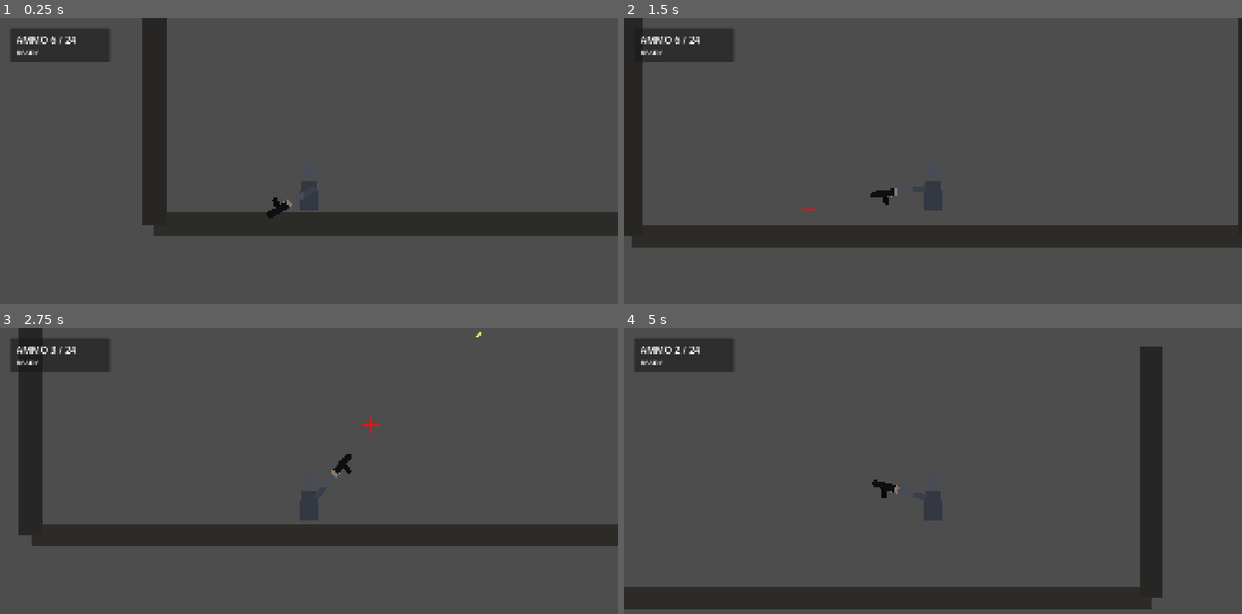
Above: before the commit, frames 1-4 (two rows, left to right).
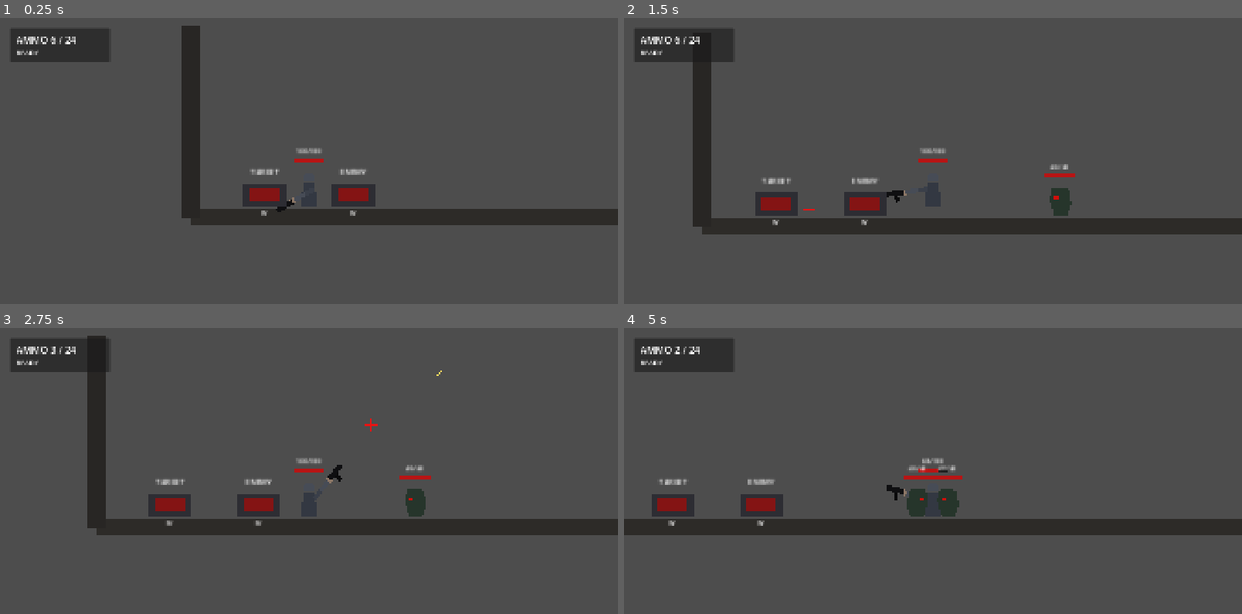
Above: after the commit, the same moments.

Repository: YuiTatsuki1011/projekt-black
Game: Godot game, scene res://scenes/levels/test_level.tscn
Two runs of this game, one before a commit and one after it. Both use one fixed random seed, a clock stepped at 60 frames per second and the inputs below.
Inputs (mouse positions are in pixels of both pictures, inside the frame that each line leads up to):
- Up to frame 1 (0.25 s): no input
- Up to frame 2 (1.5 s): tap Enter at 0.5 s; move the mouse to (1068, 175) at 0.52 s; hold D (move_right) from 0.53 s (still down); tap W (interact) at 0.6 s; tap Space (jump) at 0.77 s; move the mouse to (809, 209) at 1.27 s; tap S (crouch) at 1.35 s
- Up to frame 3 (2.75 s): tap Space (jump) at 1.52 s; tap W (interact) at 1.55, 2.3 s; move the mouse to (370, 425) at 2.02 s; release D (move_right) at 2.03 s; press the mouse at (370, 425) at 2.03 s; hold A (move_left) from 2.03 s (still down)
- Up to frame 4 (5 s): move the mouse to (902, 571) at 2.77 s; release A (move_left) at 2.78 s; release the mouse at (902, 571) at 2.78 s; hold D (move_right) 2.78-4.28 s; tap W (interact) at 2.85, 3.6, 4.55 s; tap Space (jump) at 3.02, 3.77, 4.52 s; move the mouse to (1118, 553) at 3.52 s; move the mouse to (747, 450) at 4.27 s; hold A (move_left) from 4.28 s (still down); tap S (crouch) at 4.35 s

The runs differ from the first frame. In frame 1, 10% of the frame differs, in the area x 23-100%, y 0-77%; in frame 2, 13%; in frame 3, 11%; in frame 4, 17%, in the area x 0-100%, y 6-99%.

Commit message:
Add combat targets and health indicators

Diff:
--- a/project.godot
+++ b/project.godot
@@ -60,6 +60,14 @@
 ]
 }
 
+[layer_names]
+
+2d_physics/layer_1="world"
+2d_physics/layer_2="player"
+2d_physics/layer_3="player_projectile"
+2d_physics/layer_4="enemy"
+2d_physics/layer_5="interaction"
+
 [physics]
 
 3d/physics_engine="Jolt Physics"
--- /dev/null
+++ b/scenes/enemies/approach_enemy.tscn
@@ -0,0 +1,46 @@
+[gd_scene load_steps=6 format=3]
+
+[ext_resource type="Script" path="res://scripts/enemies/approach_enemy.gd" id="1_approach_enemy"]
+[ext_resource type="Script" path="res://scripts/combat/health.gd" id="2_health"]
+[ext_resource type="PackedScene" path="res://scenes/ui/health_indicator.tscn" id="3_health_indicator"]
+
+[sub_resource type="RectangleShape2D" id="RectangleShape2D_body"]
+size = Vector2(22, 38)
+
+[sub_resource type="CircleShape2D" id="CircleShape2D_damage"]
+radius = 19.0
+
+[node name="ApproachEnemy" type="CharacterBody2D"]
+collision_layer = 8
+collision_mask = 3
+script = ExtResource("1_approach_enemy")
+
+[node name="CollisionShape2D" type="CollisionShape2D" parent="."]
+position = Vector2(0, -19)
+shape = SubResource("RectangleShape2D_body")
+
+[node name="BodyVisual" type="Polygon2D" parent="."]
+position = Vector2(0, -20)
+color = Color(0.15, 0.21, 0.17, 1)
+polygon = PackedVector2Array(-12, -18, 10, -20, 14, -4, 8, 18, -10, 18, -15, 2)
+
+[node name="Eye" type="Polygon2D" parent="BodyVisual"]
+position = Vector2(5, -6)
+color = Color(0.82, 0.06, 0.04, 1)
+polygon = PackedVector2Array(-3, -2, 3, -2, 3, 2, -3, 2)
+
+[node name="DamageArea" type="Area2D" parent="."]
+position = Vector2(0, -20)
+collision_layer = 0
+collision_mask = 2
+
+[node name="CollisionShape2D" type="CollisionShape2D" parent="DamageArea"]
+shape = SubResource("CircleShape2D_damage")
+
+[node name="Health" type="Node" parent="."]
+script = ExtResource("2_health")
+max_health = 40
+current_health = 40
+
+[node name="HealthIndicator" parent="." instance=ExtResource("3_health_indicator")]
+position = Vector2(0, -52)
--- /dev/null
+++ b/scenes/enemies/training_target.tscn
@@ -0,0 +1,35 @@
+[gd_scene load_steps=5 format=3]
+
+[ext_resource type="Script" path="res://scripts/enemies/training_target.gd" id="1_training_target"]
+[ext_resource type="Script" path="res://scripts/combat/health.gd" id="2_health"]
+[ext_resource type="PackedScene" path="res://scenes/ui/health_indicator.tscn" id="3_health_indicator"]
+
+[sub_resource type="RectangleShape2D" id="RectangleShape2D_target"]
+size = Vector2(24, 48)
+
+[node name="TrainingTarget" type="StaticBody2D"]
+collision_layer = 8
+collision_mask = 1
+script = ExtResource("1_training_target")
+
+[node name="CollisionShape2D" type="CollisionShape2D" parent="."]
+position = Vector2(0, -24)
+shape = SubResource("RectangleShape2D_target")
+
+[node name="BodyVisual" type="Polygon2D" parent="."]
+position = Vector2(0, -24)
+color = Color(0.42, 0.11, 0.13, 1)
+polygon = PackedVector2Array(-12, -24, 12, -24, 12, 24, -12, 24)
+
+[node name="Mark" type="Polygon2D" parent="."]
+position = Vector2(0, -24)
+color = Color(0.88, 0.68, 0.48, 1)
+polygon = PackedVector2Array(-8, -4, 8, -4, 8, 4, -8, 4, -4, -12, 4, -12, 4, 12, -4, 12)
+
+[node name="Health" type="Node" parent="."]
+script = ExtResource("2_health")
+max_health = 60
+current_health = 60
+
+[node name="HealthIndicator" parent="." instance=ExtResource("3_health_indicator")]
+position = Vector2(0, -58)
--- /dev/null
+++ b/scenes/interaction/spawn_button.tscn
@@ -0,0 +1,43 @@
+[gd_scene load_steps=3 format=3]
+
+[ext_resource type="Script" path="res://scripts/interaction/spawn_button.gd" id="1_spawn_button"]
+
+[sub_resource type="RectangleShape2D" id="RectangleShape2D_button"]
+size = Vector2(58, 30)
+
+[node name="SpawnButton" type="Area2D"]
+collision_layer = 16
+collision_mask = 0
+script = ExtResource("1_spawn_button")
+
+[node name="CollisionShape2D" type="CollisionShape2D" parent="."]
+shape = SubResource("RectangleShape2D_button")
+
+[node name="Base" type="Polygon2D" parent="."]
+color = Color(0.18, 0.18, 0.2, 1)
+polygon = PackedVector2Array(-29, -15, 29, -15, 29, 15, -29, 15)
+
+[node name="Plate" type="Polygon2D" parent="."]
+color = Color(0.52, 0.08, 0.08, 1)
+polygon = PackedVector2Array(-20, -8, 20, -8, 20, 8, -20, 8)
+
+[node name="Label" type="Label" parent="."]
+offset_left = -46.0
+offset_top = -38.0
+offset_right = 46.0
+offset_bottom = -18.0
+theme_override_font_sizes/font_size = 10
+text = "SPAWN"
+horizontal_alignment = 1
+
+[node name="Prompt" type="Label" parent="."]
+offset_left = -34.0
+offset_top = 18.0
+offset_right = 34.0
+offset_bottom = 34.0
+theme_override_font_sizes/font_size = 9
+text = "W"
+horizontal_alignment = 1
+
+[node name="SpawnMarker" type="Marker2D" parent="."]
+position = Vector2(300, 18)
--- a/scenes/levels/test_level.tscn
+++ b/scenes/levels/test_level.tscn
@@ -1,11 +1,14 @@
-[gd_scene load_steps=6 format=3]
+[gd_scene load_steps=9 format=3]
 
 [ext_resource type="PackedScene" path="res://scenes/player/player.tscn" id="1_player"]
 [ext_resource type="PackedScene" path="res://scenes/ui/crosshair.tscn" id="2_crosshair"]
 [ext_resource type="PackedScene" path="res://scenes/ui/ammo_hud.tscn" id="3_hud"]
+[ext_resource type="PackedScene" path="res://scenes/interaction/spawn_button.tscn" id="4_spawn_button"]
+[ext_resource type="PackedScene" path="res://scenes/enemies/training_target.tscn" id="5_training_target"]
+[ext_resource type="PackedScene" path="res://scenes/enemies/approach_enemy.tscn" id="6_approach_enemy"]
 
 [sub_resource type="RectangleShape2D" id="RectangleShape2D_floor"]
-size = Vector2(640, 24)
+size = Vector2(1200, 24)
 
 [sub_resource type="RectangleShape2D" id="RectangleShape2D_wall"]
 size = Vector2(24, 260)
@@ -15,7 +18,7 @@
 [node name="World" type="Node2D" parent="."]
 
 [node name="Floor" type="StaticBody2D" parent="World"]
-position = Vector2(320, 320)
+position = Vector2(600, 320)
 collision_layer = 1
 collision_mask = 1
 
@@ -24,7 +27,7 @@
 
 [node name="Visual" type="Polygon2D" parent="World/Floor"]
 color = Color(0.18, 0.17, 0.16, 1)
-polygon = PackedVector2Array(-320, -12, 320, -12, 320, 12, -320, 12)
+polygon = PackedVector2Array(-600, -12, 600, -12, 600, 12, -600, 12)
 
 [node name="LeftWall" type="StaticBody2D" parent="World"]
 position = Vector2(0, 190)
@@ -39,7 +42,7 @@
 polygon = PackedVector2Array(-12, -130, 12, -130, 12, 130, -12, 130)
 
 [node name="RightWall" type="StaticBody2D" parent="World"]
-position = Vector2(640, 190)
+position = Vector2(1200, 190)
 collision_layer = 1
 collision_mask = 1
 
@@ -53,6 +56,18 @@
 [node name="Player" parent="." instance=ExtResource("1_player")]
 position = Vector2(160, 280)
 
+[node name="Enemies" type="Node2D" parent="."]
+
+[node name="TrainingTargetButton" parent="." instance=ExtResource("4_spawn_button")]
+position = Vector2(100, 290)
+spawn_scene = ExtResource("5_training_target")
+button_label = "TARGET"
+
+[node name="ApproachEnemyButton" parent="." instance=ExtResource("4_spawn_button")]
+position = Vector2(220, 290)
+spawn_scene = ExtResource("6_approach_enemy")
+button_label = "ENEMY"
+
 [node name="Crosshair" parent="." instance=ExtResource("2_crosshair")]
 
 [node name="AmmoHud" parent="." instance=ExtResource("3_hud")]
--- a/scenes/player/player.tscn
+++ b/scenes/player/player.tscn
@@ -1,7 +1,9 @@
-[gd_scene load_steps=5 format=3]
+[gd_scene load_steps=9 format=3]
 
 [ext_resource type="Script" path="res://scripts/player/player_controller.gd" id="1_player_controller"]
 [ext_resource type="PackedScene" path="res://scenes/weapons/projectile.tscn" id="2_projectile"]
+[ext_resource type="Script" path="res://scripts/combat/health.gd" id="3_health"]
+[ext_resource type="PackedScene" path="res://scenes/ui/health_indicator.tscn" id="4_health_indicator"]
 
 [sub_resource type="RectangleShape2D" id="RectangleShape2D_standing"]
 size = Vector2(18, 42)
@@ -9,9 +11,12 @@
 [sub_resource type="RectangleShape2D" id="RectangleShape2D_crouching"]
 size = Vector2(20, 26)
 
+[sub_resource type="CircleShape2D" id="CircleShape2D_interaction"]
+radius = 54.0
+
 [node name="Player" type="CharacterBody2D"]
-collision_layer = 1
-collision_mask = 1
+collision_layer = 2
+collision_mask = 9
 script = ExtResource("1_player_controller")
 projectile_scene = ExtResource("2_projectile")
 
@@ -23,6 +28,22 @@
 position = Vector2(0, -13)
 shape = SubResource("RectangleShape2D_crouching")
 disabled = true
+
+[node name="InteractionArea" type="Area2D" parent="."]
+position = Vector2(0, -20)
+collision_layer = 0
+collision_mask = 16
+
+[node name="CollisionShape2D" type="CollisionShape2D" parent="InteractionArea"]
+shape = SubResource("CircleShape2D_interaction")
+
+[node name="Health" type="Node" parent="."]
+script = ExtResource("3_health")
+max_health = 100
+current_health = 100
+
+[node name="HealthIndicator" parent="." instance=ExtResource("4_health_indicator")]
+position = Vector2(0, -62)
 
 [node name="VisualRoot" type="Node2D" parent="."]
 
@@ -98,5 +119,5 @@
 [node name="Camera2D" type="Camera2D" parent="."]
 position = Vector2(0, -22)
 enabled = true
-zoom = Vector2(3, 3)
+zoom = Vector2(2.3, 2.3)
 position_smoothing_enabled = false
--- /dev/null
+++ b/scenes/ui/health_indicator.tscn
@@ -0,0 +1,29 @@
+[gd_scene load_steps=2 format=3]
+
+[ext_resource type="Script" path="res://scripts/ui/health_indicator.gd" id="1_health_indicator"]
+
+[node name="HealthIndicator" type="Node2D"]
+script = ExtResource("1_health_indicator")
+
+[node name="BarBackground" type="ColorRect" parent="."]
+offset_left = -21.0
+offset_top = -6.0
+offset_right = 21.0
+offset_bottom = -1.0
+color = Color(0.02, 0.02, 0.02, 0.85)
+mouse_filter = 2
+
+[node name="Fill" type="ColorRect" parent="BarBackground"]
+offset_right = 42.0
+offset_bottom = 5.0
+color = Color(0.72, 0.08, 0.08, 1)
+mouse_filter = 2
+
+[node name="ValueLabel" type="Label" parent="."]
+offset_left = -28.0
+offset_top = -22.0
+offset_right = 28.0
+offset_bottom = -8.0
+theme_override_font_sizes/font_size = 9
+text = "100/100"
+horizontal_alignment = 1
--- a/scenes/weapons/projectile.tscn
+++ b/scenes/weapons/projectile.tscn
@@ -6,8 +6,8 @@
 radius = 2.0
 
 [node name="Projectile" type="Area2D"]
-collision_layer = 2
-collision_mask = 1
+collision_layer = 4
+collision_mask = 9
 script = ExtResource("1_projectile")
 
 [node name="CollisionShape2D" type="CollisionShape2D" parent="."]
--- /dev/null
+++ b/scripts/combat/health.gd
@@ -0,0 +1,42 @@
+extends Node
+class_name Health
+
+signal health_changed(current_health: int, max_health: int)
+signal died
+
+@export var max_health: int = 100
+@export var current_health: int = 100
+
+var is_dead: bool = false
+
+
+func _ready() -> void:
+	current_health = clampi(current_health, 0, max_health)
+	is_dead = current_health <= 0
+	health_changed.emit(current_health, max_health)
+
+
+func apply_damage(amount: int) -> void:
+	if is_dead or amount <= 0:
+		return
+
+	current_health = maxi(current_health - amount, 0)
+	health_changed.emit(current_health, max_health)
+
+	if current_health <= 0:
+		is_dead = true
+		died.emit()
+
+
+func heal(amount: int) -> void:
+	if is_dead or amount <= 0:
+		return
+
+	current_health = mini(current_health + amount, max_health)
+	health_changed.emit(current_health, max_health)
+
+
+func reset_health() -> void:
+	is_dead = false
+	current_health = max_health
+	health_changed.emit(current_health, max_health)
--- a/scripts/combat/projectile.gd
+++ b/scripts/combat/projectile.gd
@@ -29,4 +29,15 @@
 
 
 func _on_body_entered(_body: Node) -> void:
+	var health: Node = _find_health(_body)
+	if health != null:
+		health.apply_damage(damage)
+
 	queue_free()
+
+
+func _find_health(node: Node) -> Node:
+	if node == null:
+		return null
+
+	return node.get_node_or_null("Health")
--- /dev/null
+++ b/scripts/enemies/approach_enemy.gd
@@ -0,0 +1,87 @@
+extends CharacterBody2D
+class_name ApproachEnemy
+
+@export var move_speed: float = 42.0
+@export var contact_damage: int = 8
+@export var contact_interval: float = 0.9
+
+@onready var health: Node = $Health
+@onready var body_visual: Polygon2D = $BodyVisual
+@onready var damage_area: Area2D = $DamageArea
+
+var _gravity: float = 980.0
+var _target: Node2D
+var _damage_cooldown: float = 0.0
+var _overlapping_bodies: Array[Node] = []
+var _is_dead: bool = false
+
+
+func _ready() -> void:
+	if ProjectSettings.has_setting("physics/2d/default_gravity"):
+		_gravity = float(ProjectSettings.get_setting("physics/2d/default_gravity"))
+
+	health.died.connect(_on_died)
+	damage_area.body_entered.connect(_on_damage_area_body_entered)
+	damage_area.body_exited.connect(_on_damage_area_body_exited)
+
+
+func set_target(target: Node2D) -> void:
+	_target = target
+
+
+func _physics_process(delta: float) -> void:
+	if _is_dead:
+		return
+
+	_update_contact_damage(delta)
+
+	if not is_on_floor():
+		velocity.y += _gravity * delta
+	elif velocity.y > 0.0:
+		velocity.y = 0.0
+
+	velocity.x = 0.0
+	if _target != null:
+		var direction_x: float = signf(_target.global_position.x - global_position.x)
+		velocity.x = direction_x * move_speed
+		if absf(direction_x) > 0.0:
+			body_visual.scale.x = direction_x
+
+	move_and_slide()
+
+
+func _update_contact_damage(delta: float) -> void:
+	_damage_cooldown -= delta
+	if _damage_cooldown > 0.0:
+		return
+
+	for body in _overlapping_bodies:
+		var health_node: Node = _find_health(body)
+		if health_node != null:
+			health_node.apply_damage(contact_damage)
+			_damage_cooldown = contact_interval
+			return
+
+
+func _find_health(node: Node) -> Node:
+	if node == null:
+		return null
+
+	return node.get_node_or_null("Health")
+
+
+func _on_damage_area_body_entered(body: Node) -> void:
+	if body not in _overlapping_bodies:
+		_overlapping_bodies.append(body)
+
+
+func _on_damage_area_body_exited(body: Node) -> void:
+	_overlapping_bodies.erase(body)
+
+
+func _on_died() -> void:
+	_is_dead = true
+	collision_layer = 0
+	collision_mask = 0
+	damage_area.monitoring = false
+	queue_free()
--- /dev/null
+++ b/scripts/enemies/training_target.gd
@@ -0,0 +1,12 @@
+extends StaticBody2D
+class_name TrainingTarget
+
+@onready var health: Node = $Health
+
+
+func _ready() -> void:
+	health.died.connect(_on_died)
+
+
+func _on_died() -> void:
+	queue_free()
--- /dev/null
+++ b/scripts/interaction/spawn_button.gd
@@ -0,0 +1,42 @@
+extends Area2D
+class_name SpawnButton
+
+@export var spawn_scene: PackedScene
+@export var button_label: String = "SPAWN"
+@export var spawn_parent_path: NodePath = NodePath("../Enemies")
+@export var target_path: NodePath = NodePath("../Player")
+
+@onready var spawn_marker: Marker2D = $SpawnMarker
+@onready var label: Label = $Label
+
+
+func _ready() -> void:
+	label.text = button_label
+
+
+func interact(_interactor: Node) -> void:
+	if spawn_scene == null:
+		return
+
+	var spawn_parent := get_node_or_null(spawn_parent_path)
+	if spawn_parent == null:
+		spawn_parent = get_tree().current_scene
+
+	var spawned_node := spawn_scene.instantiate()
+	spawn_parent.add_child(spawned_node)
+
+	if spawned_node is Node2D:
+		var spawned_2d := spawned_node as Node2D
+		spawned_2d.global_position = spawn_marker.global_position
+
+	var target := get_node_or_null(target_path) as Node2D
+	if target != null and spawned_node.has_method("set_target"):
+		spawned_node.call("set_target", target)
+
+	_flash_label()
+
+
+func _flash_label() -> void:
+	label.modulate = Color(1.0, 0.88, 0.35, 1.0)
+	var tween := create_tween()
+	tween.tween_property(label, "modulate", Color.WHITE, 0.25)
--- a/scripts/player/player_controller.gd
+++ b/scripts/player/player_controller.gd
@@ -5,6 +5,7 @@
 signal fired(ammo_remaining: int)
 signal reload_started(duration: float)
 signal interact_requested
+signal died
 
 @export var walk_speed: float = 160.0
 @export var crouch_speed_multiplier: float = 0.45
@@ -26,6 +27,8 @@
 @onready var muzzle: Marker2D = $ArmRig/Skeleton2D/UpperArmBone/ForearmBone/HandBone/GunRoot/Muzzle
 @onready var standing_collision: CollisionShape2D = $StandingCollision
 @onready var crouching_collision: CollisionShape2D = $CrouchingCollision
+@onready var interaction_area: Area2D = $InteractionArea
+@onready var health: Node = $Health
 
 var current_ammo: int = 0
 var reserve_ammo: int = 0
@@ -35,8 +38,10 @@
 var _reload_remaining: float = 0.0
 var _is_reloading: bool = false
 var _is_crouching: bool = false
+var _is_dead: bool = false
 var _facing: int = 1
 var _recoil: float = 0.0
+var _nearby_interactables: Array[Node2D] = []
 
 
 func _ready() -> void:
@@ -45,12 +50,18 @@
 	current_ammo = magazine_size
 	reserve_ammo = starting_reserve_ammo
 	_configure_aim_bones()
+	health.died.connect(_on_died)
+	interaction_area.area_entered.connect(_on_interaction_area_entered)
+	interaction_area.area_exited.connect(_on_interaction_area_exited)
 	_set_crouching(false)
 	_update_arm_anchor()
 	ammo_changed.emit(current_ammo, reserve_ammo)
 
 
 func _physics_process(delta: float) -> void:
+	if _is_dead:
+		return
+
 	_update_timers(delta)
 	_handle_movement(delta)
 	move_and_slide()
@@ -91,6 +102,7 @@
 
 func _handle_actions() -> void:
 	if Input.is_action_just_pressed("interact"):
+		_interact_with_nearest()
 		interact_requested.emit()
 
 	if Input.is_action_just_pressed("reload"):
@@ -212,3 +224,37 @@
 	hand_bone.set_autocalculate_length_and_angle(false)
 	hand_bone.set_length(30.0)
 	hand_bone.set_bone_angle(0.0)
+
+
+func _interact_with_nearest() -> void:
+	var nearest: Node2D = null
+	var nearest_distance_squared: float = INF
+
+	for interactable in _nearby_interactables:
+		if not is_instance_valid(interactable):
+			continue
+
+		var distance_squared: float = global_position.distance_squared_to(interactable.global_position)
+		if distance_squared < nearest_distance_squared:
+			nearest = interactable
+			nearest_distance_squared = distance_squared
+
+	if nearest != null and nearest.has_method("interact"):
+		nearest.call("interact", self)
+
+
+func _on_interaction_area_entered(area: Area2D) -> void:
+	if area.has_method("interact") and area not in _nearby_interactables:
+		_nearby_interactables.append(area)
+
+
+func _on_interaction_area_exited(area: Area2D) -> void:
+	_nearby_interactables.erase(area)
+
+
+func _on_died() -> void:
+	_is_dead = true
+	velocity = Vector2.ZERO
+	body_root.modulate = Color(0.35, 0.35, 0.35, 1.0)
+	arm_rig.visible = false
+	died.emit()
--- /dev/null
+++ b/scripts/ui/health_indicator.gd
@@ -0,0 +1,32 @@
+extends Node2D
+class_name HealthIndicator
+
+@export var health_path: NodePath = NodePath("../Health")
+@export var bar_width: float = 42.0
+@export var bar_height: float = 5.0
+@export var text_offset_y: float = -17.0
+
+@onready var fill: ColorRect = $BarBackground/Fill
+@onready var value_label: Label = $ValueLabel
+
+var _max_health: int = 1
+var _current_health: int = 1
+
+
+func _ready() -> void:
+	var health: Node = get_node_or_null(health_path)
+	if health == null:
+		_set_value(0, 1)
+		return
+
+	health.health_changed.connect(_set_value)
+	_set_value(health.current_health, health.max_health)
+
+
+func _set_value(current_health: int, max_health: int) -> void:
+	_current_health = current_health
+	_max_health = maxi(max_health, 1)
+
+	var health_ratio := clampf(float(_current_health) / float(_max_health), 0.0, 1.0)
+	fill.size.x = bar_width * health_ratio
+	value_label.text = "%d/%d" % [_current_health, _max_health]
Not shown, added: scripts/combat/health.gd.uid
Not shown, added: scripts/enemies/approach_enemy.gd.uid
Not shown, added: scripts/enemies/training_target.gd.uid
Not shown, added: scripts/interaction/spawn_button.gd.uid
Not shown, added: scripts/ui/health_indicator.gd.uid
Not shown, changed: docs/ARCHITECTURE.md
Not shown, changed: docs/DECISIONS.md
Not shown, changed: docs/HANDOFF.md
